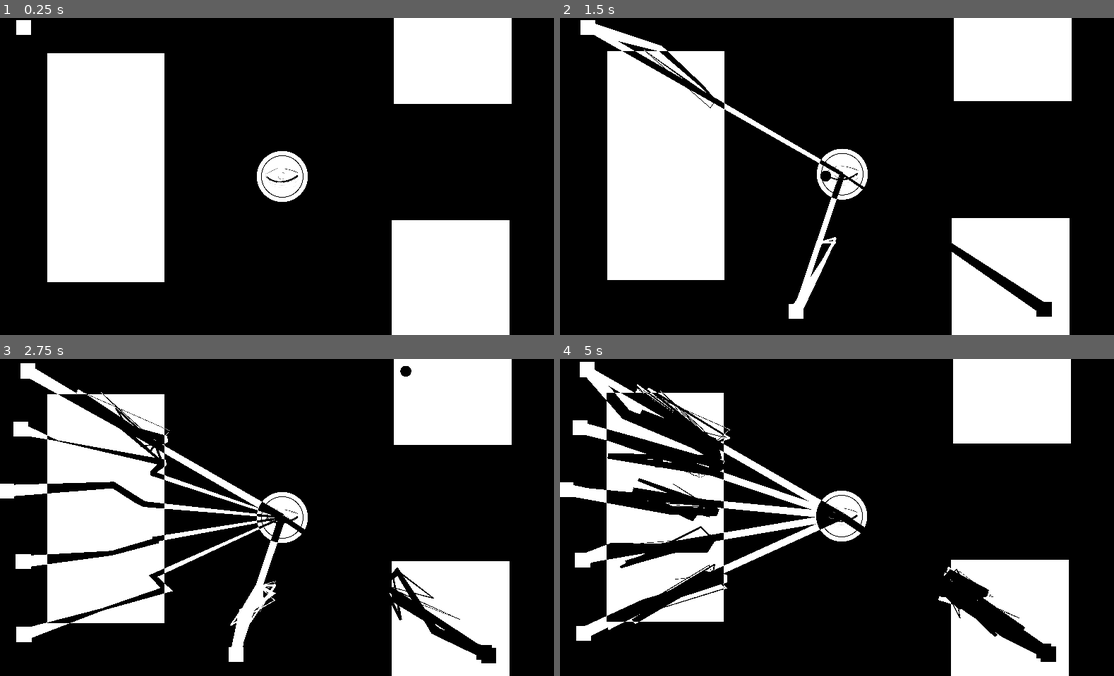
Above: before the commit, frames 1-4 (two rows, left to right).
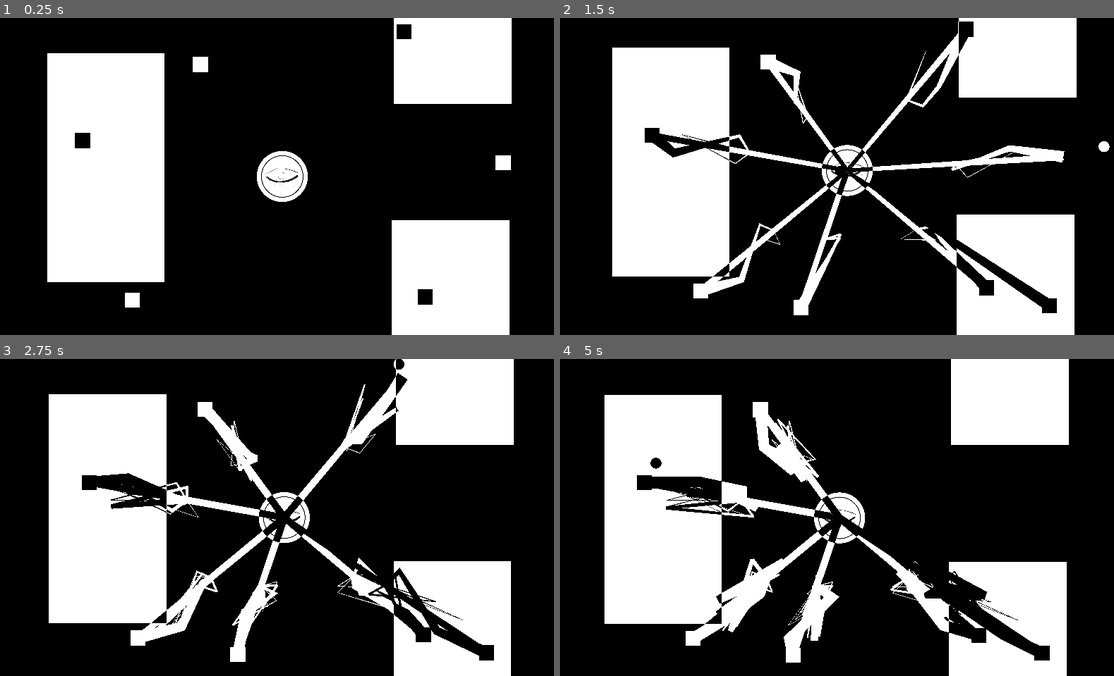
Above: after the commit, the same moments.

Repository: EakyRtk/Hypnopompic-Observer
Game: Godot game, scene res://game_manager.tscn
The game is run twice, just before and just after one commit, with the same random seed, the same clock (stepped at 60 frames per second) and the same inputs.
Inputs (mouse positions are in pixels of both pictures, inside the frame that each line leads up to):
- Up to frame 1 (0.25 s): no input
- Up to frame 2 (1.5 s): tap Enter (ui_accept) at 0.5, 1.35 s; move the mouse to (964, 160) at 0.52 s; hold Enter (ui_accept) 0.53-1.28 s; click (964, 160) at 0.67 s; move the mouse to (731, 192) at 1.27 s; click (731, 192) at 1.42 s
- Up to frame 3 (2.75 s): tap Enter (ui_accept) at 1.52, 1.82 s; move the mouse to (337, 447) at 2.02 s; hold Enter (ui_accept) from 2.03 s (still down); click (337, 447) at 2.17 s
- Up to frame 4 (5 s): move the mouse to (814, 580) at 2.77 s; release Enter (ui_accept) at 2.78 s; tap Enter (ui_accept) at 2.85, 3.02, 3.32, 4.35, 4.52, 4.82 s; click (814, 580) at 2.92 s; move the mouse to (1014, 565) at 3.52 s; hold Enter (ui_accept) 3.53-4.28 s; click (1014, 565) at 3.67 s; move the mouse to (670, 469) at 4.27 s; click (670, 469) at 4.42 s

The runs differ from the first frame. In frame 1, 0.9% of the frame differs, in the area x 2-93%, y 0-92%; in frame 2, 12%; in frame 3, 12%; in frame 4, 18%, in the area x 0-93%, y 0-100%.

Commit message:
some changes idk

Diff:
--- a/Observer in Hypnopompia/Enemies/First Section Enemies/enemy.gd
+++ b/Observer in Hypnopompia/Enemies/First Section Enemies/enemy.gd
@@ -10,7 +10,9 @@
 @onready var sequence_cooldown = $SequenceCooldown
 @onready var evasion_cooldown = $EvasionCooldown
 @onready var breakline = $breakline
-
+@onready var hit_box = $HitBox
+@onready var hurt_box = $HurtBox
+@onready var bullets = $Bullets
 @export var bullet_size := 3
 @export var speed := 60
 @export var rmove_range := 120
@@ -101,9 +103,16 @@
 	evasion_cooldown.start()
 
 func hurt():
-	#TODO: add stuff before enemy dies
+	set_process(false)
+	hit_box.queue_free()
+	hurt_box.queue_free()
 	enemy_sprite.hide()
-
+	General.camera.apply_shake(10.0, 10.0)
+	Engine.time_scale = 0.4
+	await get_tree().create_timer(0.1).timeout
+	Engine.time_scale = 1
+	if bullets.get_children().size() != 0:
+		await get_tree().create_timer(8.0).timeout
 	queue_free()
 	#print("enemy hurt")
 
--- a/Observer in Hypnopompia/Enemies/First Section Enemies/enemy.tscn
+++ b/Observer in Hypnopompia/Enemies/First Section Enemies/enemy.tscn
@@ -1,11 +1,15 @@
-[gd_scene load_steps=7 format=3 uid="uid://c30k3tgjk8k65"]
+[gd_scene load_steps=9 format=3 uid="uid://c30k3tgjk8k65"]
 
 [ext_resource type="Script" path="res://Systems/Hit-Hurt Box/HurtBox.gd" id="1_4ijcw"]
 [ext_resource type="Script" path="res://Enemies/First Section Enemies/enemy.gd" id="1_88fdb"]
 [ext_resource type="Texture2D" uid="uid://dc3i0dgjb4fs4" path="res://Enemies/white_box.png" id="2_13wuu"]
+[ext_resource type="Script" path="res://Systems/Hit-Hurt Box/HitBox.gd" id="4_h6pde"]
 
 [sub_resource type="RectangleShape2D" id="RectangleShape2D_cokcj"]
 size = Vector2(54, 54)
+
+[sub_resource type="RectangleShape2D" id="RectangleShape2D_syosr"]
+size = Vector2(45, 45)
 
 [sub_resource type="Curve" id="Curve_wfn3f"]
 _data = [Vector2(0, 1), 0.0, -13.3104, 0, 0, Vector2(0.484211, 0.549451), -2.81414, -2.81414, 0, 0, Vector2(0.826316, 0.340659), 0.0, 0.0, 0, 0, Vector2(1, 0.153846), -13.0495, 0.0, 0, 0]
@@ -31,6 +35,12 @@
 shape = SubResource("RectangleShape2D_cokcj")
 debug_color = Color(0.886275, 0.290196, 0.411765, 0.419608)
 
+[node name="HitBox" type="Area2D" parent="."]
+script = ExtResource("4_h6pde")
+
+[node name="CollisionShape2D" type="CollisionShape2D" parent="HitBox"]
+shape = SubResource("RectangleShape2D_syosr")
+
 [node name="EvasionCooldown" type="Timer" parent="."]
 wait_time = 3.0
 one_shot = true
@@ -51,5 +61,8 @@
 shape = SubResource("CircleShape2D_p8tbc")
 debug_color = Color(0, 0.639216, 0.372549, 0.419608)
 
+[node name="Bullets" type="Node2D" parent="."]
+process_mode = 3
+
 [connection signal="timeout" from="EvasionCooldown" to="." method="_evasion_cooldown"]
 [connection signal="timeout" from="SequenceCooldown" to="." method="_do_sequence"]
--- a/Observer in Hypnopompia/Player/PlayerBullet/player_bullet.gd
+++ b/Observer in Hypnopompia/Player/PlayerBullet/player_bullet.gd
@@ -9,3 +9,7 @@
 	if direction != null:
 		SPEED += ACC
 		position += direction * SPEED * delta
+
+
+func _on_screen_exited():
+	queue_free()
--- a/Observer in Hypnopompia/Player/PlayerBullet/player_bullet.tscn
+++ b/Observer in Hypnopompia/Player/PlayerBullet/player_bullet.tscn
@@ -20,3 +20,9 @@
 
 [node name="CollisionShape2D" type="CollisionShape2D" parent="HitBox"]
 shape = SubResource("CircleShape2D_he74h")
+
+[node name="VisibleOnScreenNotifier2D" type="VisibleOnScreenNotifier2D" parent="."]
+position = Vector2(1.3113e-06, -3.09944e-06)
+scale = Vector2(2.8, 2.8)
+
+[connection signal="screen_exited" from="VisibleOnScreenNotifier2D" to="." method="_on_screen_exited"]
--- a/Observer in Hypnopompia/Player/player.gd
+++ b/Observer in Hypnopompia/Player/player.gd
@@ -17,6 +17,9 @@
 		emit_signal("shake_camera")
 		for enemy in get_tree().get_nodes_in_group("enemy"):
 			enemy.do_break_effect()
+		for bullet in get_tree().get_nodes_in_group("bullet"):
+			bullet.queue_free()
+
 	if event is InputEventMouseButton:
 		if event.button_index == MOUSE_BUTTON_LEFT:
 			if event.pressed:
--- a/Observer in Hypnopompia/Systems/camera.gd
+++ b/Observer in Hypnopompia/Systems/camera.gd
@@ -1,20 +1,26 @@
 extends Camera2D
 
-@export var rStrength := 20.0
+@export var rStrength := 35.0
 @export var shakeFade := 5.0
-
+var sFade : float
 var rng = RandomNumberGenerator.new()
 
 var shake_strength := 0.0
 
+func _ready():
+	General.camera = self
+	sFade = shakeFade
+
 func _process(delta):
 	if shake_strength > 0:
-		shake_strength = lerpf(shake_strength, 0, shakeFade * delta)
+		shake_strength = lerpf(shake_strength, 0, sFade * delta)
+	else:
+		sFade = shakeFade
+	offset = randomOffset()
 
-		offset = randomOffset()
-
-func apply_shake() -> void:
-	shake_strength = rStrength
+func apply_shake(sStrength = rStrength, pFade = shakeFade) -> void:
+	shake_strength = sStrength
+	sFade = pFade
 
 func randomOffset() -> Vector2:
 	return Vector2(rng.randf_range(-shake_strength, shake_strength), rng.randf_range(-shake_strength, shake_strength))
--- /dev/null
+++ b/Observer in Hypnopompia/Systems/general.gd
@@ -0,0 +1,3 @@
+extends Node
+
+var camera : Camera2D
--- a/Observer in Hypnopompia/game_manager.tscn
+++ b/Observer in Hypnopompia/game_manager.tscn
@@ -15,7 +15,7 @@
 
 [sub_resource type="Animation" id="Animation_3tkir"]
 resource_name = "first_sequence"
-length = 2.0
+length = 10.0
 tracks/0/type = "method"
 tracks/0/imported = false
 tracks/0/enabled = true
@@ -23,7 +23,7 @@
 tracks/0/interp = 1
 tracks/0/loop_wrap = true
 tracks/0/keys = {
-"times": PackedFloat32Array(0.5, 1, 2),
+"times": PackedFloat32Array(0.5, 1, 6),
 "transitions": PackedFloat32Array(1, 1, 1),
 "values": [{
 "args": [0, 0],
@@ -80,7 +80,22 @@
 metadata/_edit_lock_ = true
 
 [node name="Enemy" parent="FirstSequence/InvertedEnemies" instance=ExtResource("2_kjtxs")]
-position = Vector2(68, 25)
+position = Vector2(673, 146)
+
+[node name="Enemy2" parent="FirstSequence/InvertedEnemies" instance=ExtResource("2_kjtxs")]
+position = Vector2(1383, 35)
+
+[node name="Enemy3" parent="FirstSequence/InvertedEnemies" instance=ExtResource("2_kjtxs")]
+position = Vector2(1726, 492)
+
+[node name="Enemy4" parent="FirstSequence/InvertedEnemies" instance=ExtResource("2_kjtxs")]
+position = Vector2(1457, 960)
+
+[node name="Enemy5" parent="FirstSequence/InvertedEnemies" instance=ExtResource("2_kjtxs")]
+position = Vector2(438, 970)
+
+[node name="Enemy6" parent="FirstSequence/InvertedEnemies" instance=ExtResource("2_kjtxs")]
+position = Vector2(266, 415)
 
 [node name="Inverters" type="Node2D" parent="FirstSequence"]
 z_index = 2
@@ -136,13 +151,13 @@
 
 [node name="Player" parent="Outside" node_paths=PackedStringArray("camera") instance=ExtResource("1_qc7xa")]
 position = Vector2(960, 540)
-camera = NodePath("../Camera2D")
+camera = NodePath("../Camera")
 
-[node name="Camera2D" type="Camera2D" parent="Outside"]
+[node name="Camera" type="Camera2D" parent="Outside"]
+unique_name_in_owner = true
 position = Vector2(960, 540)
 script = ExtResource("4_3rcpt")
-rStrength = 35.0
-shakeFade = 10.0
+shakeFade = 6.0
 
 [node name="Summoner" type="Node2D" parent="." node_paths=PackedStringArray("inverted_layer", "default_layer", "second_sequence_layer")]
 script = ExtResource("6_t1sbh")
@@ -154,15 +169,30 @@
 position = Vector2(802, 1008)
 
 [node name="Marker2D2" type="Marker2D" parent="Summoner"]
-position = Vector2(68, 238)
+position = Vector2(1017, 100)
 
 [node name="Marker2D3" type="Marker2D" parent="Summoner"]
-position = Vector2(19, 449)
+position = Vector2(1664, 351)
 
 [node name="Marker2D4" type="Marker2D" parent="Summoner"]
-position = Vector2(76, 691)
+position = Vector2(130, 822)
 
 [node name="Marker2D5" type="Marker2D" parent="Summoner"]
-position = Vector2(79, 940)
+position = Vector2(991, 1001)
+
+[node name="Marker2D6" type="Marker2D" parent="Summoner"]
+position = Vector2(665, 877)
+
+[node name="Marker2D7" type="Marker2D" parent="Summoner"]
+position = Vector2(110, 534)
+
+[node name="Marker2D8" type="Marker2D" parent="Summoner"]
+position = Vector2(265, 107)
+
+[node name="Marker2D9" type="Marker2D" parent="Summoner"]
+position = Vector2(1557, 147)
+
+[node name="Marker2D10" type="Marker2D" parent="Summoner"]
+position = Vector2(1766, 726)
 
 [node name="CanvasModulate" type="CanvasModulate" parent="."]
--- a/Observer in Hypnopompia/project.godot
+++ b/Observer in Hypnopompia/project.godot
@@ -18,6 +18,10 @@
 boot_splash/bg_color=Color(0, 0, 0, 1)
 config/icon="res://icon.png"
 
+[autoload]
+
+General="*res://Systems/general.gd"
+
 [display]
 
 window/size/viewport_width=1920
